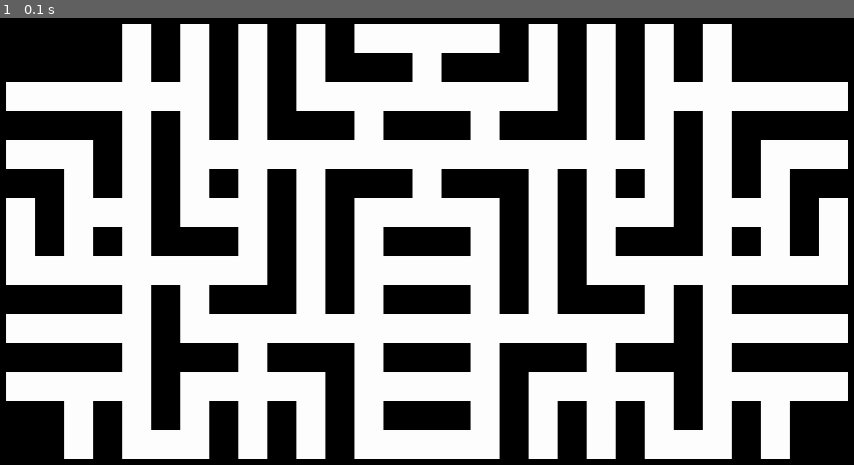
Above: before the commit, frame 1.
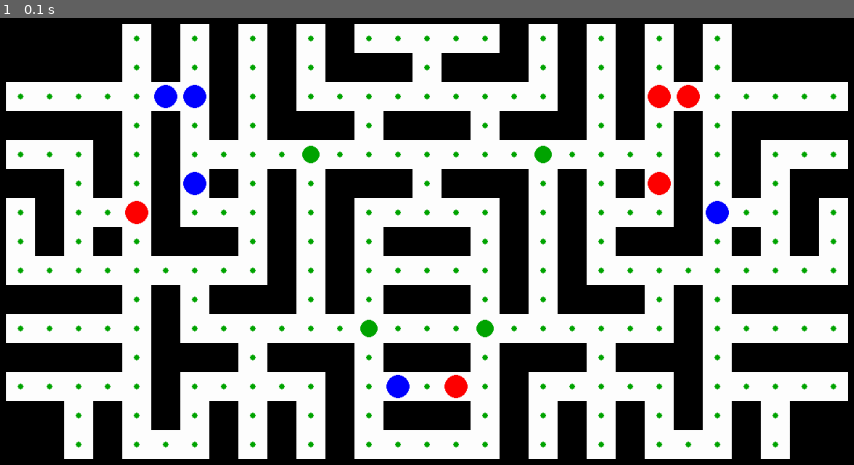
Above: after the commit, the same moment.

Repository: edramir18/pacman_pygame
Game: pygame game, started from main.py
Same seed, same stepped clock (60 frames per second), same inputs: the game is played once before the commit and once after it.
Inputs:
- Up to frame 1 (0.1 s): no input

The runs differ from the first frame. In frame 1, 3.4% of the frame differs, in the area x 1-99%, y 3-97%.

Commit message:
Pellet y cherry actualizado

Diff:
--- a/cell.py
+++ b/cell.py
@@ -14,6 +14,8 @@
 
     def __init__(self):
         self.celltype = Cell.CellType.WALL
+        self.has_cherry = False
+        self.has_pellet = False
 
     def __str__(self):
         return str(self.celltype)
--- a/game.py
+++ b/game.py
@@ -1,5 +1,6 @@
 import random
 
+from coord import Coord
 from grid import Grid
 from tetris_based_map_generator import TetrisBasedMapGenerator
 
@@ -7,9 +8,43 @@
 class Game:
     def __init__(self, seed):
         print(seed)
+        self.cherries = 4
         self.random = random.Random()
         self.random.seed(seed)
         self.grid = self.generate_grid()
+        self.pacman_per_player = self.random.randint(2, 5)
+        self.players = [
+            [Coord(0, 0) for _ in range(self.pacman_per_player)]
+            for _ in range(2)
+        ]
+        self.generate_pacman_and_cherries()
+
+    def generate_pacman_and_cherries(self):
+        free_cells = [pos for pos, cell in self.grid.cells.items()
+                      if pos.x != self.grid.width // 2 and cell.is_floor()]
+        self.random.shuffle(free_cells)
+        left_cells = [pos for pos in free_cells if pos.x < self.grid.width // 2]
+        i = 0
+        while i < self.pacman_per_player:
+            left_cell = Coord(left_cells[i].x, left_cells[i].y)
+            right_cell = Coord(self.grid.width - 1 - left_cell.x, left_cell.y)
+            left_player = self.random.randint(0, 1)
+            right_player = (left_player + 1) % 2
+            self.players[left_player][i] = left_cell
+            self.players[right_player][i] = right_cell
+            i += 1
+        for j in range(self.cherries // 2):
+            left_cell = Coord(left_cells[i + j].x, left_cells[i + j].y)
+            right_cell = Coord(self.grid.width - 1 - left_cell.x, left_cell.y)
+            self.grid.get(left_cell).has_cherry = True
+            self.grid.get(right_cell).has_cherry = True
+        players = set()
+        for player in self.players:
+            for pos in player:
+                players.add(pos)
+        for pos, cell in self.grid.cells.items():
+            if cell.is_floor() and not cell.has_cherry and pos not in players:
+                cell.has_pellet = True
 
     def generate_grid(self):
         width = self.random.randint(28, 33)
--- a/game_view.py
+++ b/game_view.py
@@ -3,6 +3,7 @@
 
 from cell import Cell
 from coord import Coord
+from game import Game
 from grid import Grid
 
 
@@ -10,20 +11,43 @@
     def __init__(self, game, tile_size):
         self.tile_size = tile_size
         self.half_tile = tile_size // 2
+        self.cherry_size = int(tile_size * 0.3)
+        self.pellet_size = int(tile_size * 0.1)
+        self.player_size = int(tile_size * 0.4)
         self.height = (game.grid.height + 2) * tile_size
         self.width = (game.grid.width + 2) * tile_size
         self.window = pg.display.set_mode((self.width, self.height))
         self.wall_color = (0, 0, 0)
         self.floor_color = (255, 255, 255)
+        self.pellet_color = (0, 165, 0)
+        self.player_color = (255, 0, 0)
+        self.enemy_color = (0, 0, 255)
         self.font = pg.font.SysFont('Sans Serif', 14)
 
-    def update(self, grid: Grid):
+    def update(self, game: Game):
         rect = Rect(0, 0, self.width, self.height)
         pg.draw.rect(self.window, self.wall_color, rect, 0)
-        for pos, cell in grid.cells.items():
-            pos = pos * self.tile_size + self.tile_size
-            rect = Rect(pos.x, pos.y, self.tile_size, self.tile_size)
+        for pos, cell in game.grid.cells.items():
+            p_rect = pos * self.tile_size + self.tile_size
+            rect = Rect(p_rect.x, p_rect.y, self.tile_size, self.tile_size)
             if cell.is_wall():
                 pg.draw.rect(self.window, self.wall_color, rect, 0)
             else:
                 pg.draw.rect(self.window, self.floor_color, rect, 0)
+            if cell.has_cherry:
+                center = (pos + 1) * self.tile_size + self.half_tile
+                pg.draw.circle(self.window, self.pellet_color,
+                               (center.x, center.y), self.cherry_size, 0)
+            elif cell.has_pellet:
+                center = (pos + 1) * self.tile_size + self.half_tile
+                pg.draw.circle(self.window, self.pellet_color,
+                               (center.x, center.y), self.pellet_size, 0)
+        for key, player in enumerate(game.players):
+            for pos in player:
+                center = (pos + 1) * self.tile_size + self.half_tile
+                if key == 0:
+                    pg.draw.circle(self.window, self.player_color,
+                                   (center.x, center.y), self.player_size, 0)
+                else:
+                    pg.draw.circle(self.window, self.enemy_color,
+                                   (center.x, center.y), self.player_size, 0)
--- a/main.py
+++ b/main.py
@@ -20,7 +20,7 @@
             elif e.type == pg.KEYDOWN:
                 if e.key == pg.K_ESCAPE:
                     running = False
-        view.update(game.grid)
+        view.update(game)
         pg.display.flip()
     pg.quit()
 
